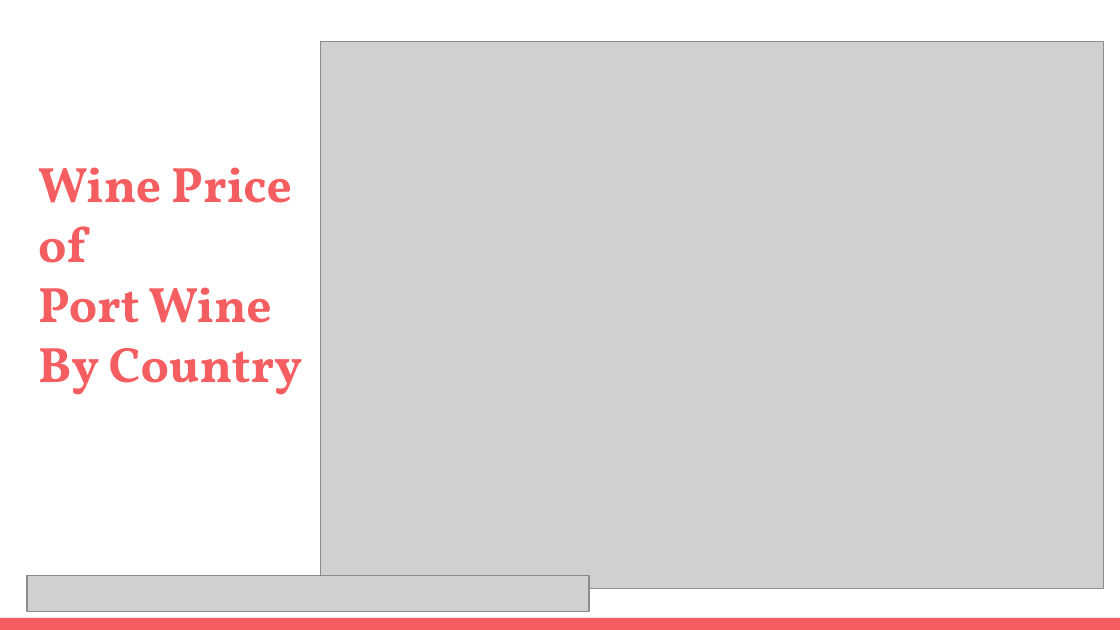
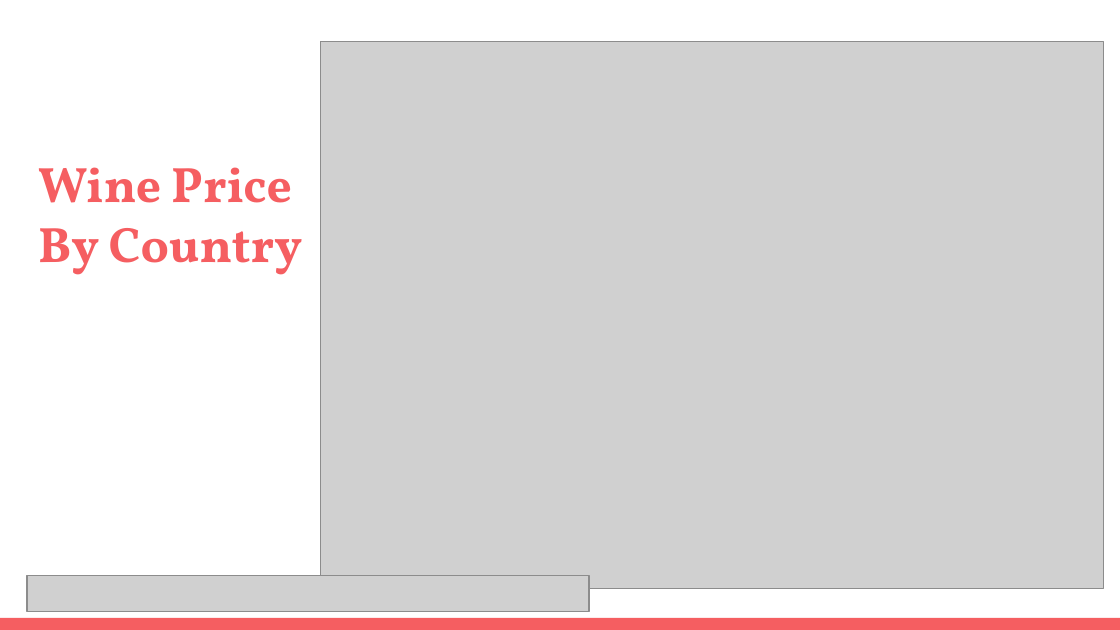
Before and after one commit to bee5633/Shiny-Project, a slide deck: slide 14 of webscraping/Port Wine.pptx. Drawn at 1120x630 pixels with LibreOffice and Linux fonts; fonts in the diff are those of the drawing; grey boxes stand for pictures. Boxes give left, top, right and bottom in pixels: in the first picture for what was removed or moved away, otherwise in the second. Text is boxed around its words. In the diff, an @@ line names an element or a change of style, - is before the commit and + after.

```diff
--- a/webscraping/Port Wine.pptx
+++ b/webscraping/Port Wine.pptx
@@ title at (x1=38, y1=167, x2=303, y2=275): text changed @@
-Wine Price of
-Port Wine By Country
+Wine Price By Country
```
Also in this commit, not shown: 2 other slides changed, 1 other file.
